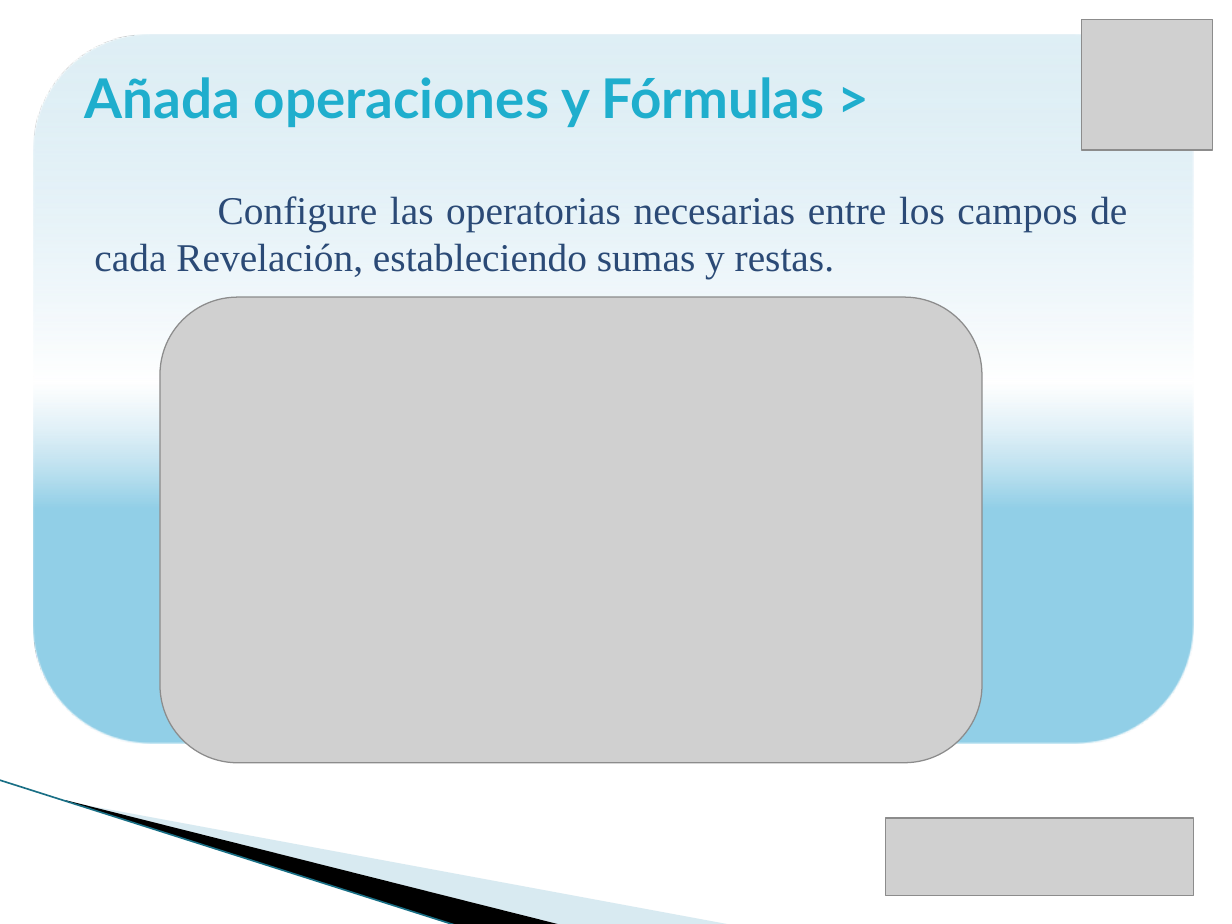
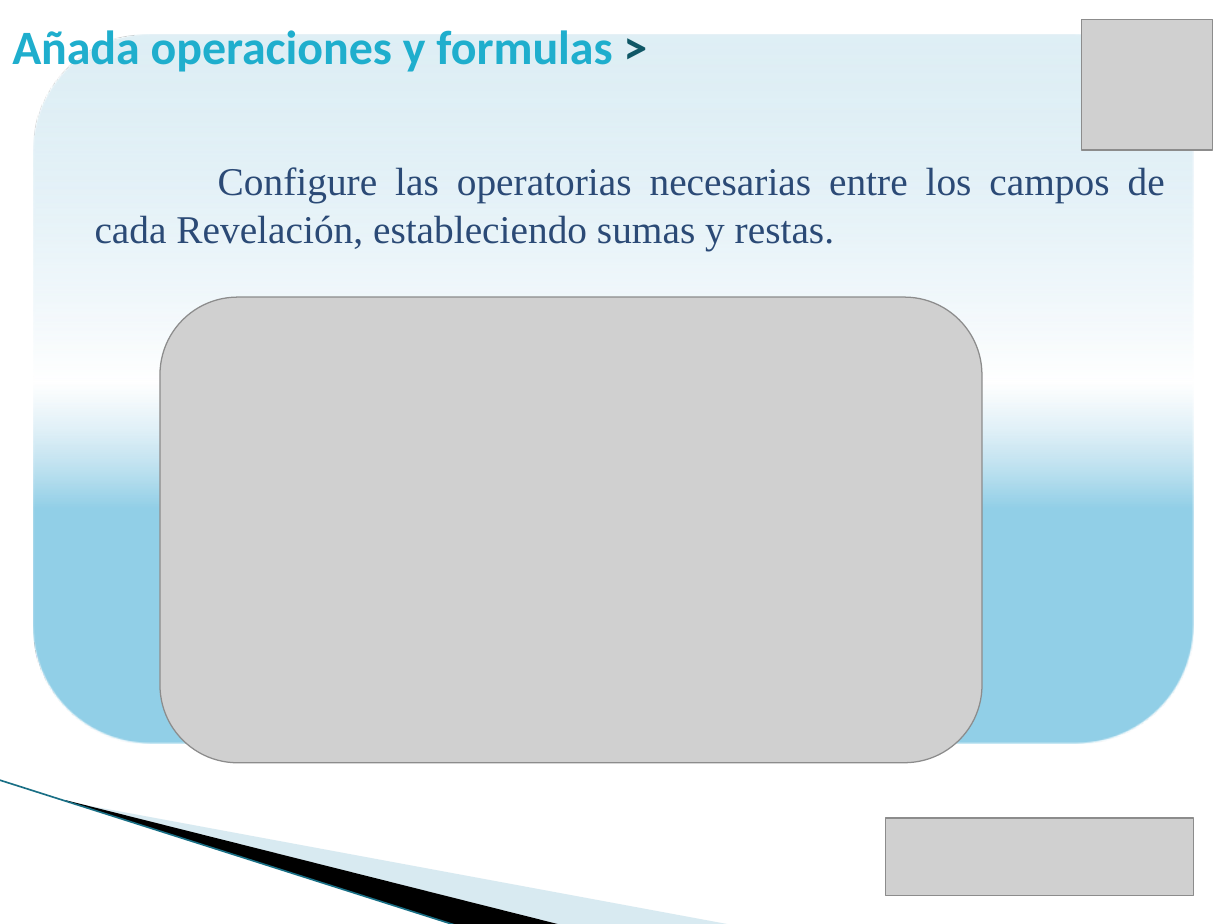
Before and after one commit to vicky1404/rev-ii, a slide deck: slide 14 of docs/comercial/brochure_2.pptx. Drawn at 1232x924 pixels with LibreOffice and Linux fonts; fonts in the diff are those of the drawing; grey boxes stand for pictures; background and template pictures are left out. Boxes give left, top, right and bottom in pixels: in the first picture for what was removed or moved away, otherwise in the second. Text is boxed around its words. In the diff, an @@ line names an element or a change of style, - is before the commit and + after.

```diff
--- a/docs/comercial/brochure_2.pptx
+++ b/docs/comercial/brochure_2.pptx
@@ title added at (12, 30, 612, 72), 28 pt, text #1FAECD, bold @@
+Añada operaciones y formulas >
@@ text removed at (85, 77, 825, 127) @@
-Añada operaciones y Fórmulas >
@@ text "Configure las operatorias necesarias entre ..." rewrapped from (94, 196, 1127, 280) to (95, 167, 1165, 251) @@
```
Also in this commit, not shown: 23 other slides changed.
